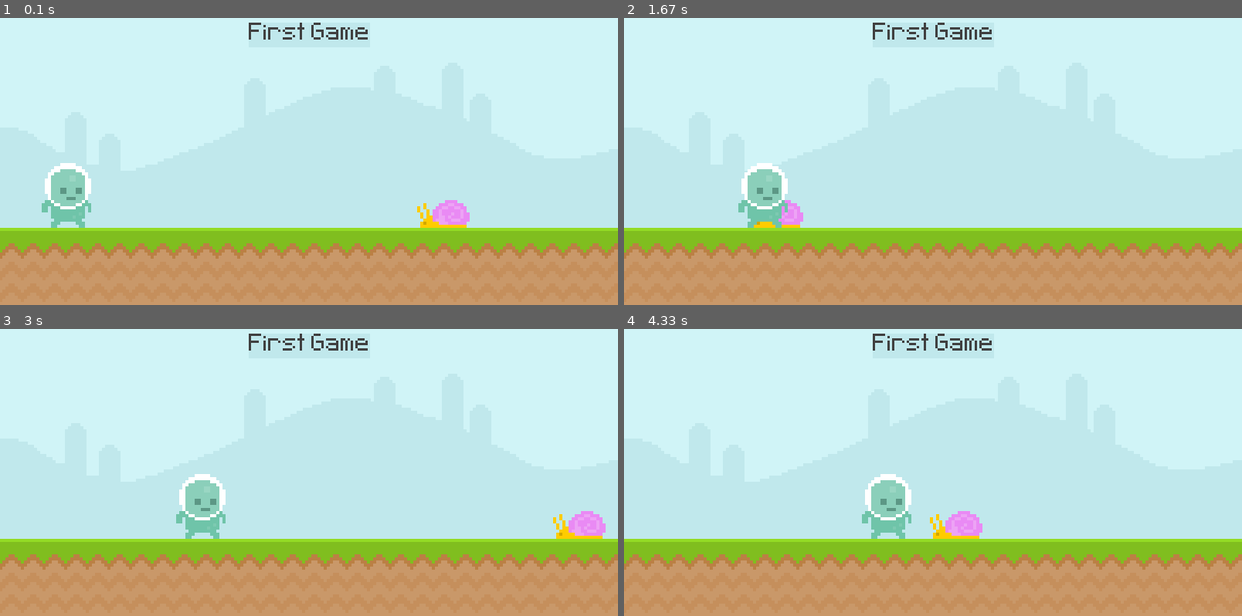
Above: before the commit, frames 1-4 (two rows, left to right).
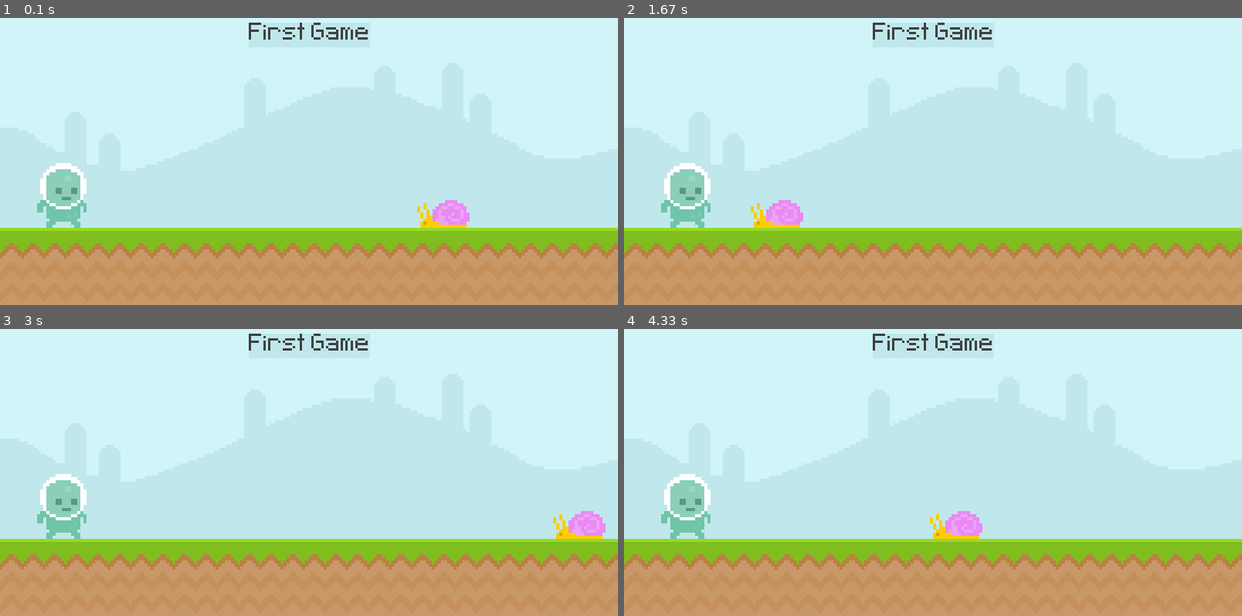
Above: after the commit, the same moments.

Repository: ShadowStorm0/PyGame
Game: pygame game, started from FirstGame/First_Game.py
The game is run twice, just before and just after one commit, with the same random seed, the same clock (stepped at 60 frames per second) and the same inputs.
Inputs:
- Up to frame 1 (0.1 s): no input
- Up to frame 2 (1.67 s): tap Space at 0.33 s
- Up to frame 3 (3 s): no input
- Up to frame 4 (4.33 s): no input

The runs differ from the first frame. In frame 1, 0.7% of the frame differs, in the area x 6-15%, y 50-74%; in frame 2, 2.7%, in the area x 6-27%, y 50-74%; in frame 3, 2.7%; in frame 4, 2.7%.

Commit message:
Player Character 1 Keyboard Input
Signed-off-by: ShadowStorm0 <41564329+ShadowStorm0@users.noreply.github.com>

Diff:
--- a/FirstGame/First_Game.py
+++ b/FirstGame/First_Game.py
@@ -26,6 +26,10 @@
             exit()
         #if event.type == pygame.MOUSEMOTION:
         #    if player_rect.collidepoint(event.pos): print('Collision')
+        if event.type == pygame.KEYDOWN:
+            if event.key == pygame.K_SPACE:
+                print('Jump')
+        if event.type == pygame.KEYUP: print('Key Up')
 
     screen.blit(sky_surf, (0, 0))
     screen.blit(ground_surf, (0, 300))
@@ -35,17 +39,22 @@
     screen.blit(score_surf, score_rect)
 
     snail_rect.x -=4
-    if(snail_rect.right <= 0): snail_rect.left = 800
+    if(snail_rect.right <= 0):
+        snail_rect.left = 800
     screen.blit(snail_surf, snail_rect)
 
-    player_rect.left += 1
     screen.blit(player_surf, player_rect)
+
+    # keys = pygame.key.get_pressed()
+    # if keys[pygame.K_SPACE]:
+    #   print('jump')
 
     #if player_rect.colliderect(snail_rect):
     #    print('Collision')
 
     #mouse_position = pygame.mouse.get_pos()
-    #if player_rect.collidepoint((mouse_position)): print(pygame.mouse.get_pressed())
+    #if player_rect.collidepoint((mouse_position)):
+    #   print(pygame.mouse.get_pressed())
 
     #Draw all elements & Update everything
     pygame.display.update()
